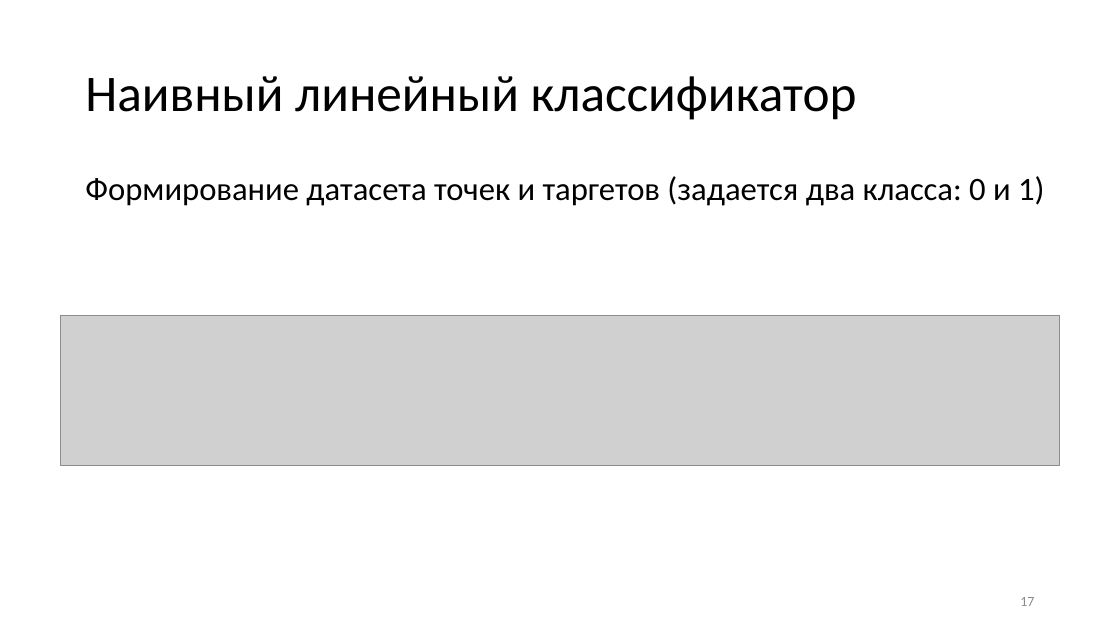
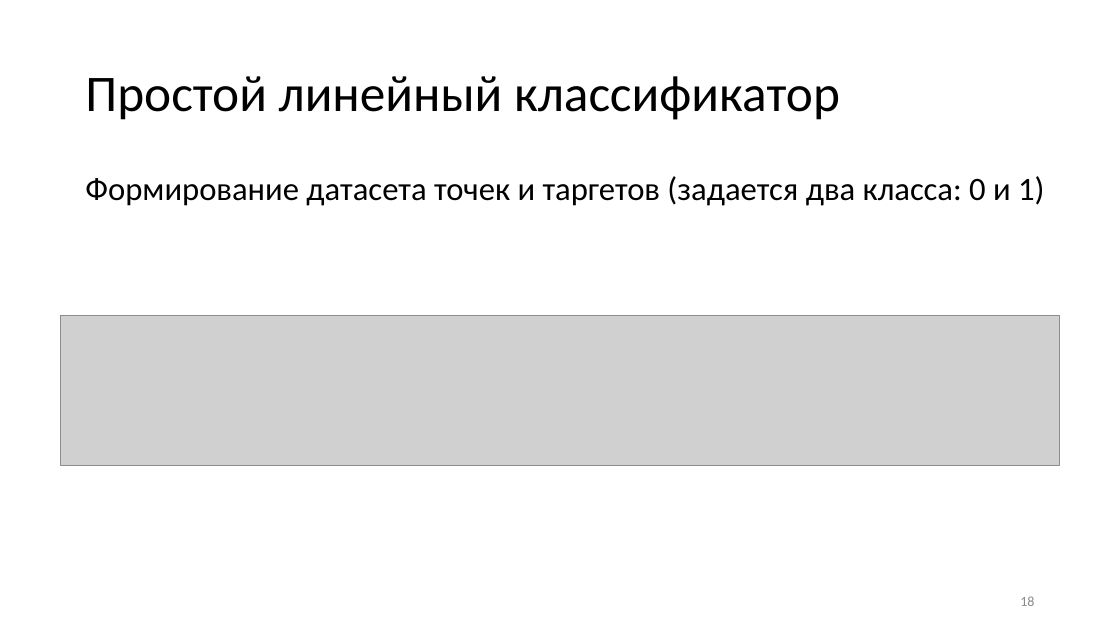
Before and after one commit to VictorAboba/Masters_lec, a slide deck: slide 18 of Lecture_1/neiron_layer_mlp.pptx (slide 17 before the commit). Drawn at 1120x630 pixels with LibreOffice and Linux fonts; fonts in the diff are those of the drawing; grey boxes stand for pictures. Boxes give left, top, right and bottom in pixels: in the first picture for what was removed or moved away, otherwise in the second. Text is boxed around its words. In the diff, an @@ line names an element or a change of style, - is before the commit and + after.

```diff
--- a/Lecture_1/neiron_layer_mlp.pptx
+++ b/Lecture_1/neiron_layer_mlp.pptx
@@ title at <box>85,76,840,120</box>: text changed @@
-Наивный линейный классификатор
+Простой линейный классификатор
@@ page number at <box>1020,596,1034,606</box>: text changed @@
-17
+18
```
Also in this commit, not shown: 13 other slides changed, 5 slides added, 1 slide removed, 1 other file.
